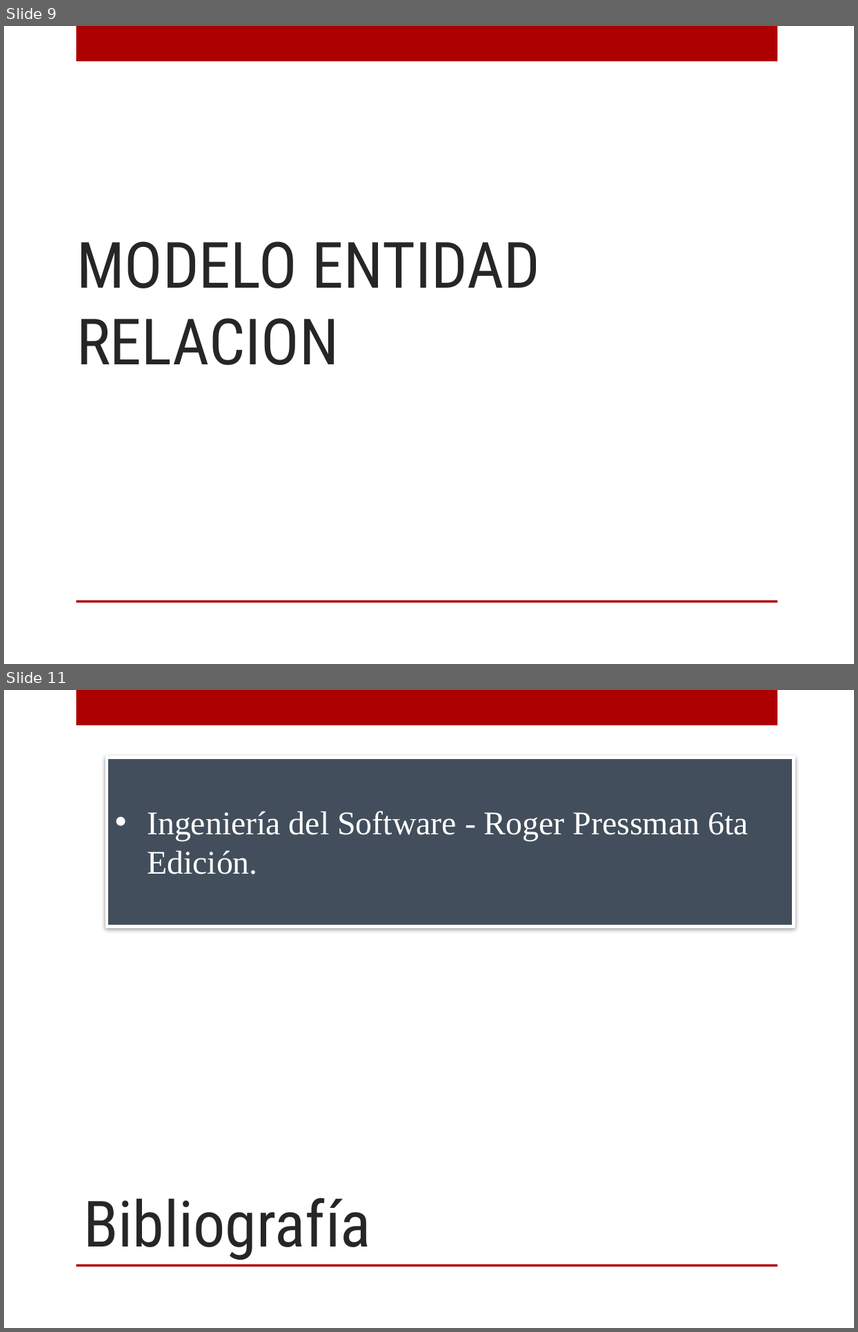
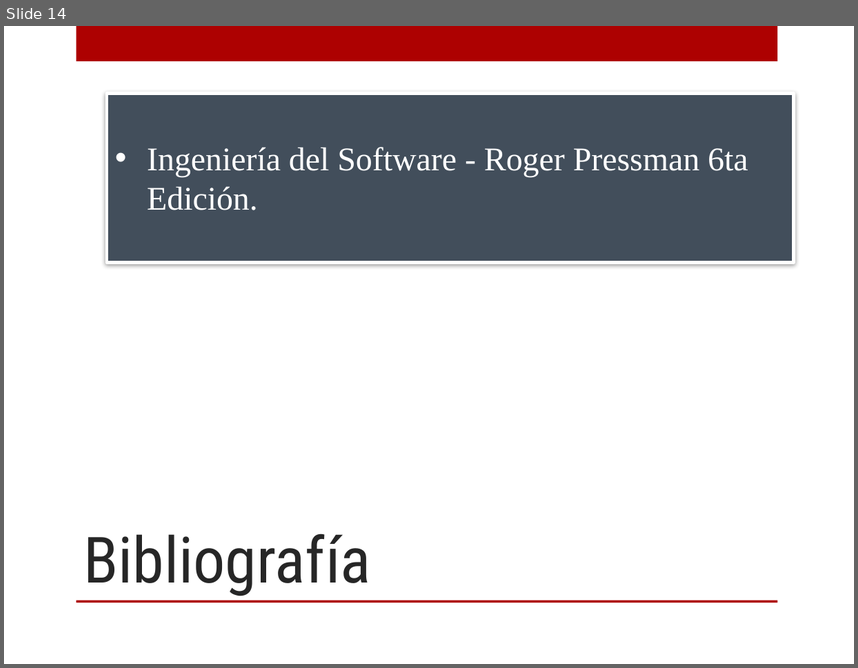
Before and after one commit to OscarMesa/MathForDummies, a slide deck: archivos/documentacion/Presentacion/Presentacion.pptx. Shown one above the other, each under a label of ours: slides 9 and 11 before the commit, slide 14 after it; the slides between them are not shown. The pictures are 858x1332 and 858x668 pixels, drawn with LibreOffice and Linux fonts; fonts in the diff are those of the drawing; background and template pictures are left out. Boxes give left, top, right and bottom in pixels: in the first picture for what was removed or moved away, otherwise in the second. Text is boxed around its words. In the diff, an @@ line names an element or a change of style, - is before the commit and + after.

```diff
--- a/archivos/documentacion/Presentacion/Presentacion.pptx
+++ b/archivos/documentacion/Presentacion/Presentacion.pptx
@@ slide 9 removed at [4,26,854,664], background picture (left out); not listed: 2 template elements that a slide beside it also shows @@
@@ title removed at [76,241,541,365] @@
-MODELO ENTIDAD RELACION
@@ what was slide 11 is now slide 14 @@
```
Also in this commit, not shown: 1 slide changed, 5 slides added, 1 other slide removed, 3 other files.
